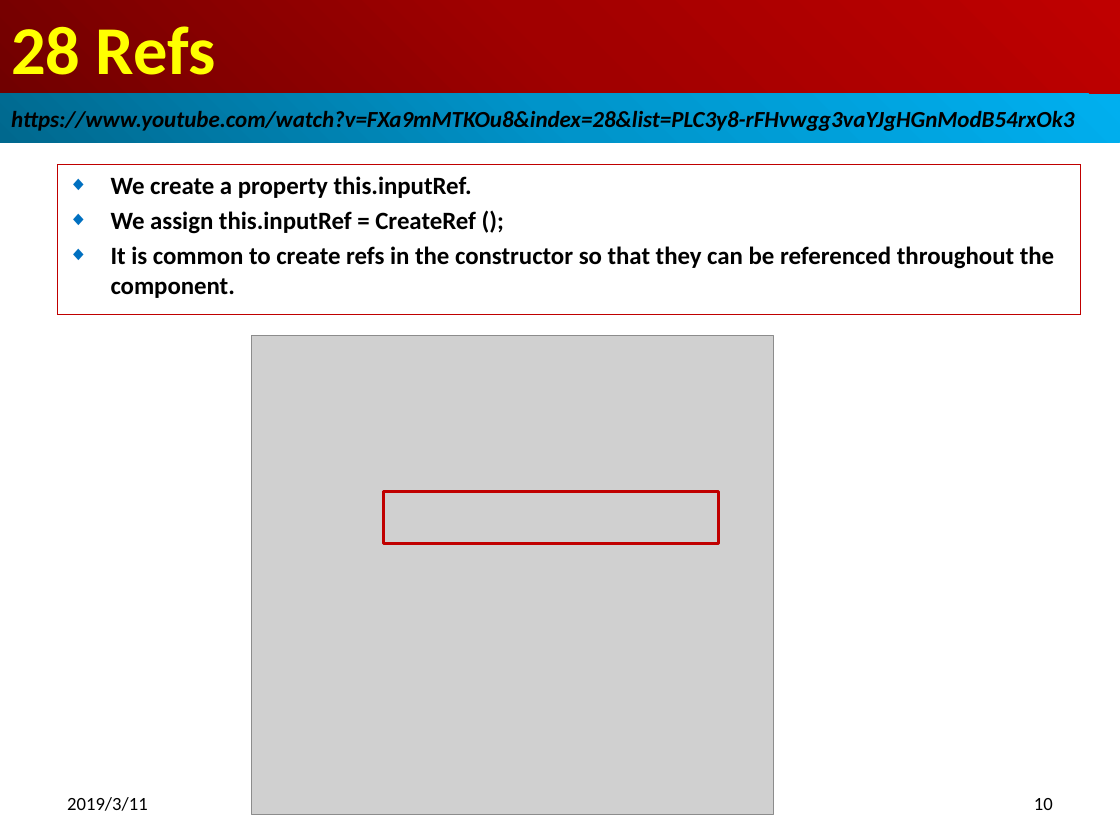
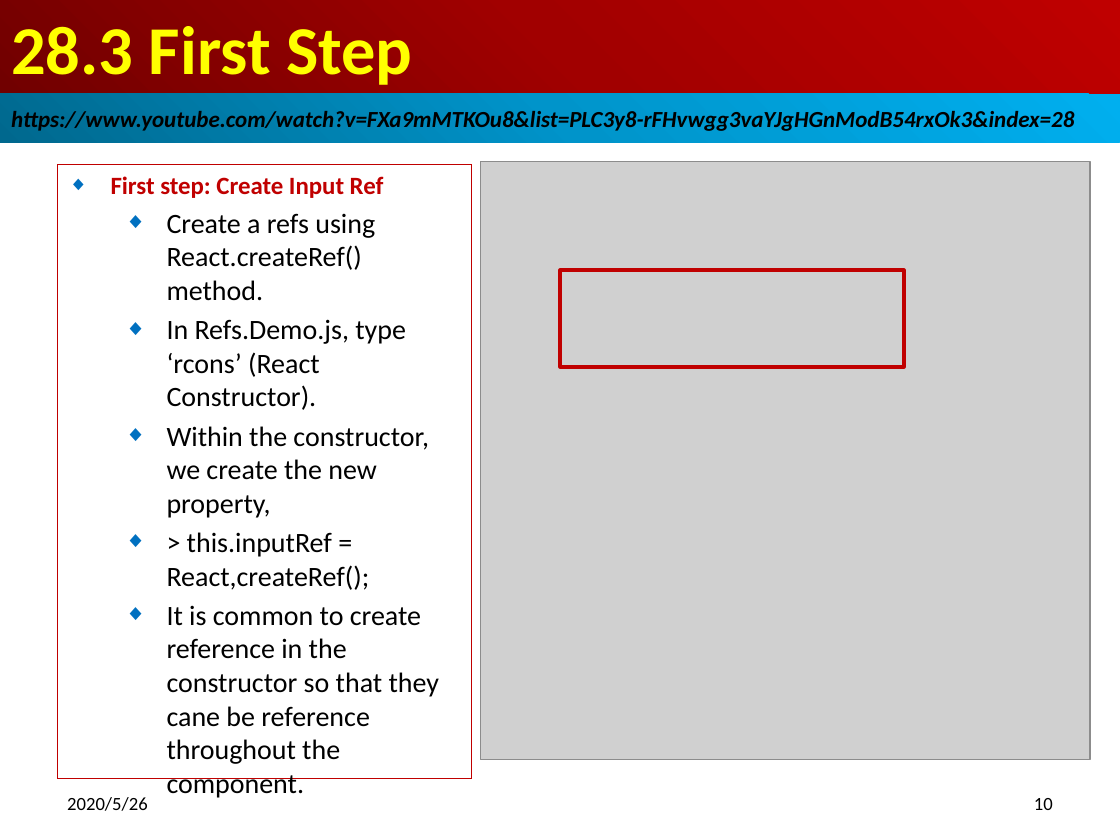
Before and after one commit to peterhchen/800-React-Hook, a slide deck: slide 10 of 28_Refs.pptx. Drawn at 1120x840 pixels with LibreOffice and Linux fonts; fonts in the diff are those of the drawing; grey boxes stand for pictures. Boxes give left, top, right and bottom in pixels: in the first picture for what was removed or moved away, otherwise in the second. Text is boxed around its words. In the diff, an @@ line names an element or a change of style, - is before the commit and + after.

```diff
--- a/28_Refs.pptx
+++ b/28_Refs.pptx
@@ title at bbox=[11, 26, 412, 85]: text changed @@
-28 Refs
+28.3 First Step
@@ text in rectangle at bbox=[11, 107, 1074, 133]: text changed @@
-https://www.youtube.com/watch?v=FXa9mMTKOu8&index=28&list=PLC3y8-rFHvwgg3vaYJgHGnModB54rxOk3
+https://www.youtube.com/watch?v=FXa9mMTKOu8&list=PLC3y8-rFHvwgg3vaYJgHGnModB54rxOk3&index=28
@@ subtitle "First step: Create Input Ref": place and size @@
-subtitle "First step: Create Input Ref" at bbox=[57, 165, 1080, 315]
+subtitle "First step: Create Input Ref" at bbox=[57, 165, 472, 780]
@@ subtitle at bbox=[111, 176, 439, 764]: text changed; size 16 to 18 pt; bold off @@
-◆ We create a property this.inputRef.
-◆ We assign this.inputRef = CreateRef ();
-◆ It is common to create refs in the constructor so that they can be referenced throughout the component.
+◆ First step: Create Input Ref
+  ◆ Create a refs using React.createRef() method.
+  ◆ In Refs.Demo.js, type ‘rcons’ (React Constructor).
+  ◆ Within the constructor, we create the new property,
+  ◆ > this.inputRef = React,createRef();
+  ◆ It is common to create reference in the constructor so that they cane be reference throughout the component.
@@ picture: place and size @@
-picture at bbox=[251, 336, 774, 814]
+picture at bbox=[480, 161, 1090, 759]
@@ rectangle: place and size @@
-rectangle at bbox=[384, 492, 719, 544]
+rectangle at bbox=[560, 270, 904, 367]
@@ text at bbox=[67, 797, 148, 811]: text changed @@
-2019/3/11
+2020/5/26
```
Also in this commit, not shown: 14 other slides changed, 7 slides added, 4 slides removed.
